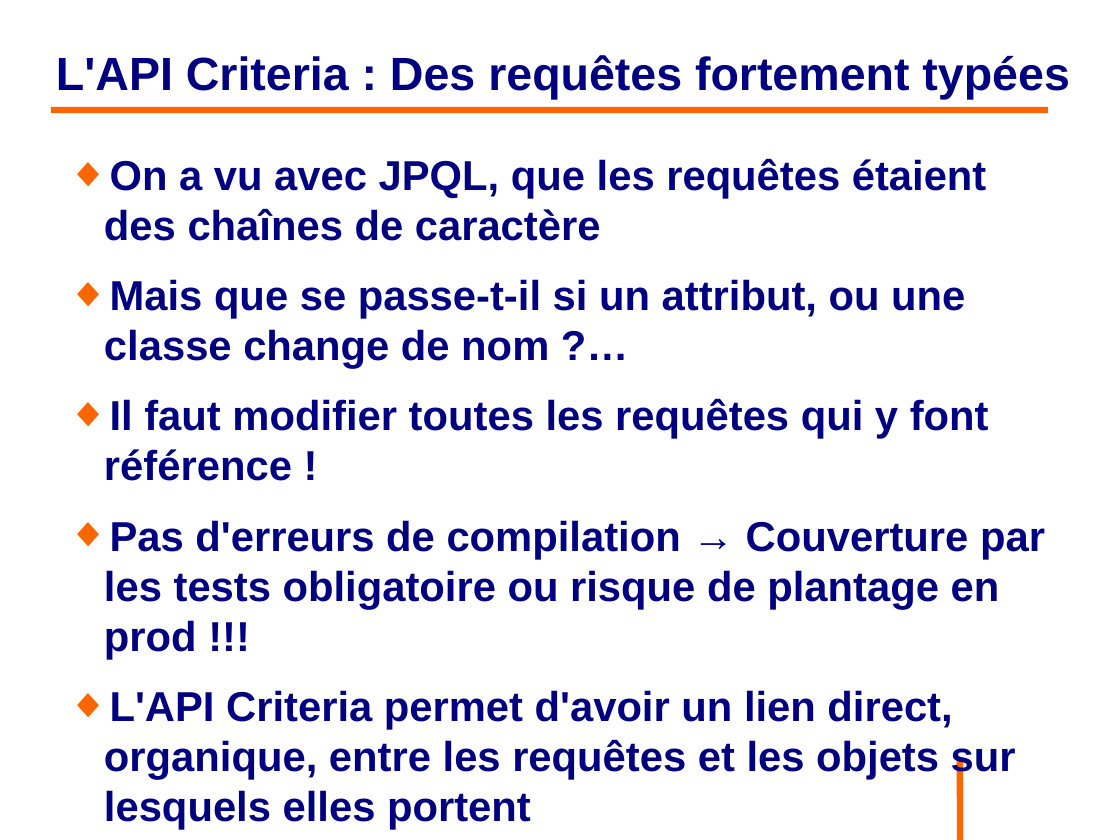
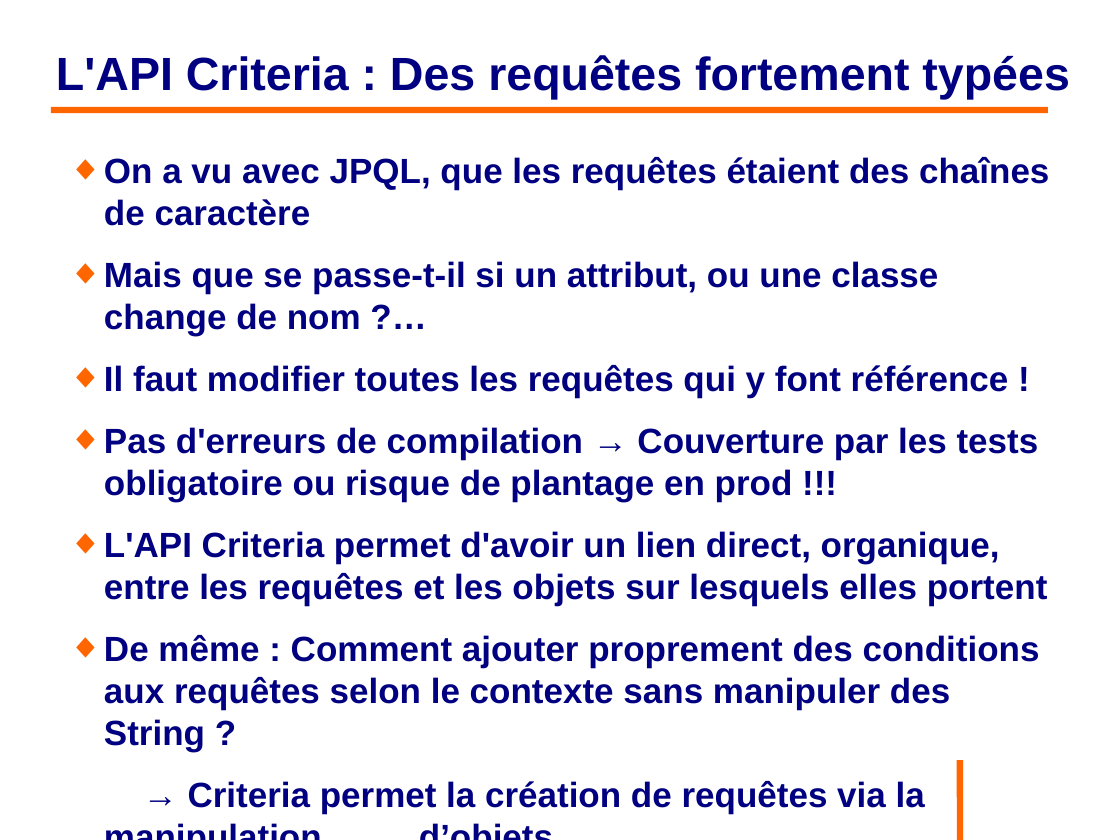
Before and after one commit to philphils/formation-hibernate-basique, a slide deck: slide 148 of Documentation/diapo_formation_hibernate.odp. Drawn at 1120x840 pixels with LibreOffice and Linux fonts; fonts in the diff are those of the drawing; background and template pictures are left out. Boxes give left, top, right and bottom in pixels: in the first picture for what was removed or moved away, otherwise in the second. Text is boxed around its words. In the diff, an @@ line names an element or a change of style, - is before the commit and + after.

```diff
--- a/Documentation/diapo_formation_hibernate.odp
+++ b/Documentation/diapo_formation_hibernate.odp
@@ text at [104,157,1049,606]: size 29.6 to 24.8 pt in "On a vu avec JPQL, que les ...", "Mais que se passe-t-il si un attribut, ...", "Il faut modifier toutes les requêtes qui ...", "Pas d'erreurs de compilation → Couverture par ..." and 1 more places @@
@@ text at [104,635,1040,814]: paragraphs added @@
+◆ De même : Comment ajouter proprement des conditions aux requêtes selon le contexte sans manipuler des String ?
+→ Criteria permet la création de requêtes via la manipulation d’objets
```
Also in this commit, not shown: 6 other slides changed.
